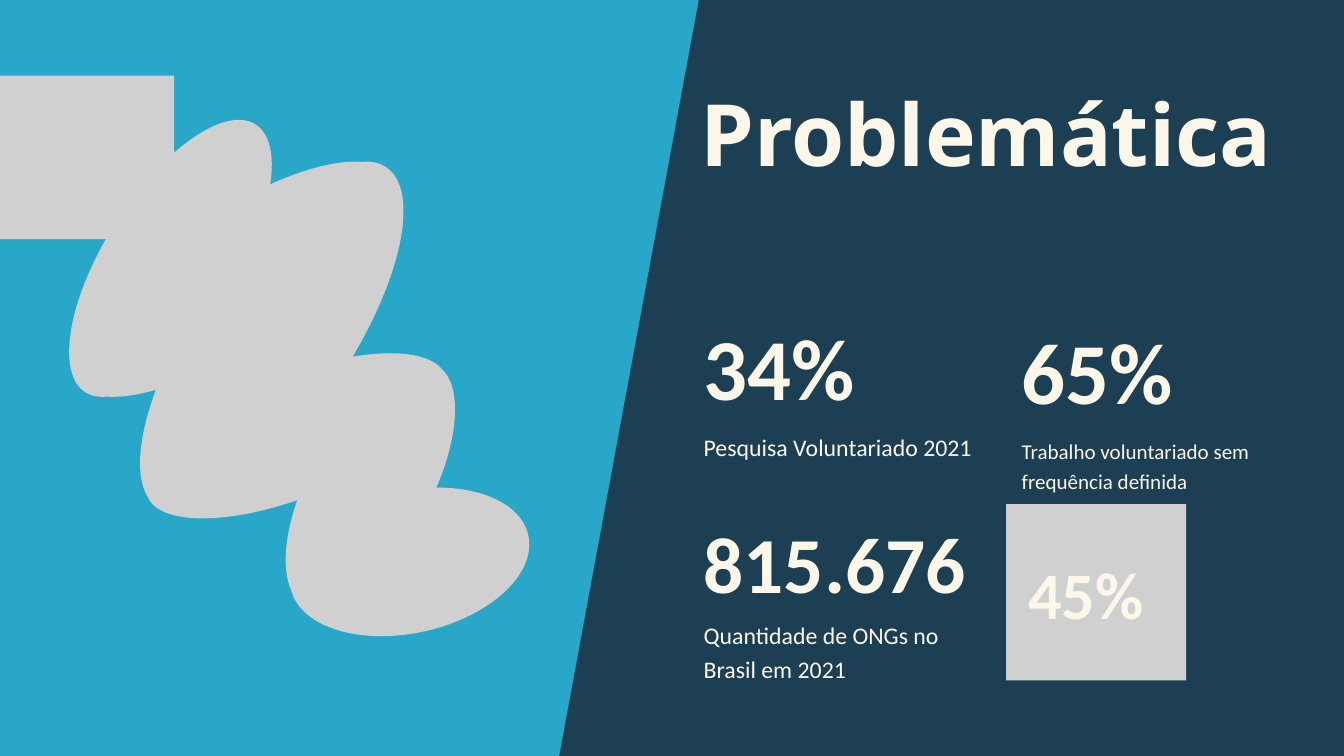
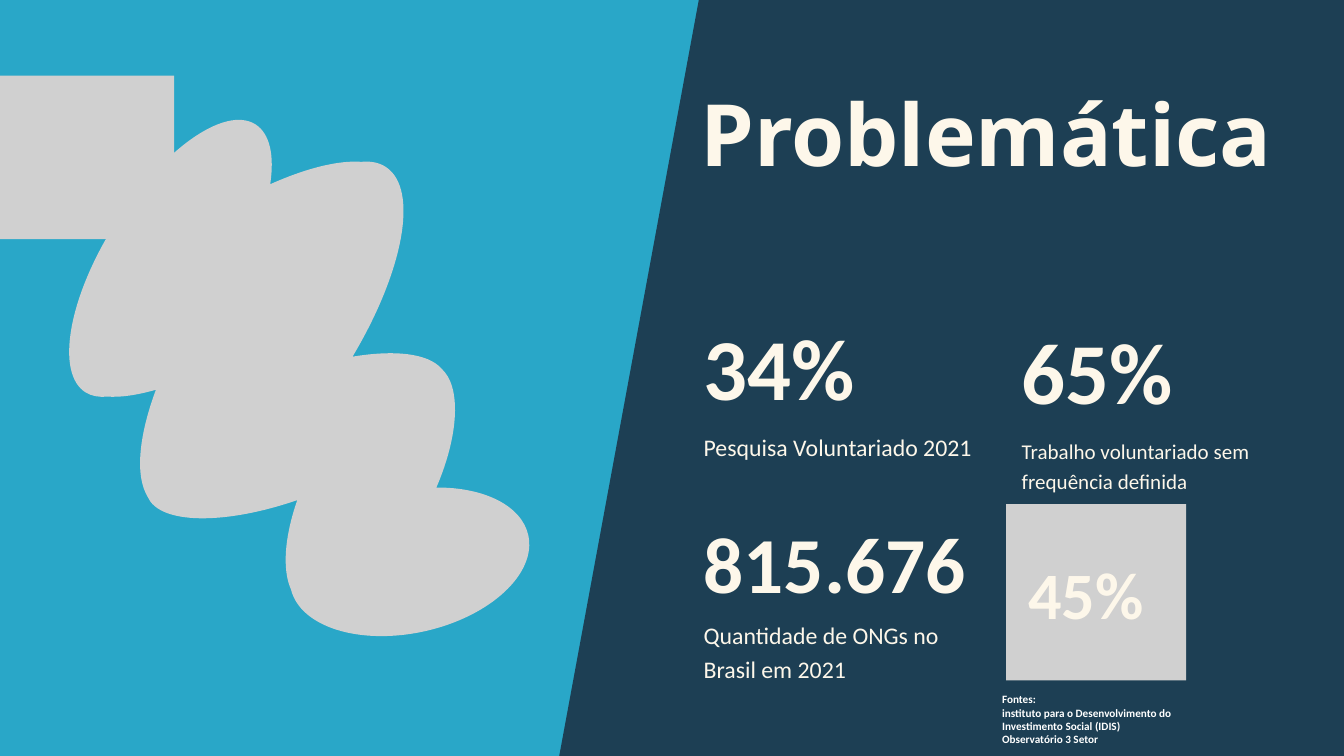
Before and after one commit to CaioMtho/VolunTree, a slide deck: slide 2 of Voluntree.pptx. Drawn at 1344x756 pixels with LibreOffice and Linux fonts; fonts in the diff are those of the drawing; grey boxes stand for pictures. Boxes give left, top, right and bottom in pixels: in the first picture for what was removed or moved away, otherwise in the second. Text is boxed around its words. In the diff, an @@ line names an element or a change of style, - is before the commit and + after.

```diff
--- a/Voluntree.pptx
+++ b/Voluntree.pptx
@@ freeform shape at [554,0,1344,756]: outline redrawn @@
@@ text added at [1002,695,1171,743], 12 pt, text #FFFFFF, bold @@
+Fontes:
+instituto para o Desenvolvimento do Investimento Social (IDIS)
+Observatório 3 Setor
```
Also in this commit, not shown: 3 other slides changed, 3 slides added, 3 slides removed.
